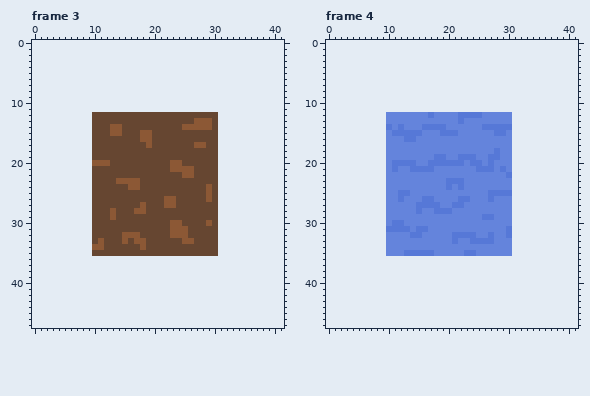
Pixel-art file -- pvz-roguelike-2/assets/Lawn/Tiles.aseprite. This is how it looked before the edit.
21x24 pixels, 5 frames. Shown: frame 3, frame 4. The old version is drawn lined up with the new one, on the new canvas. The commit also changed other frames, which this record leaves out.
Once edited:
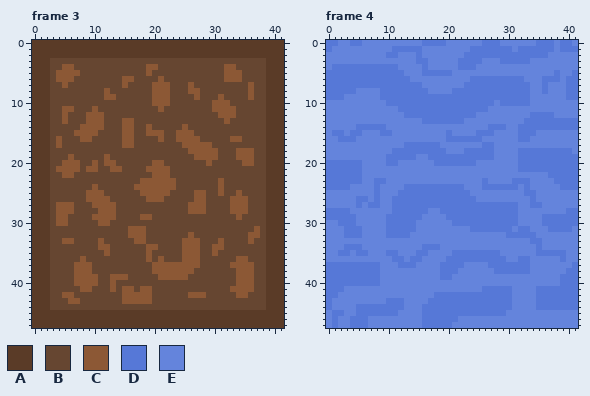
Palette (. is transparent): A #5a3b27  B #664631  C #8c5835  D #5678d7  E #6484dc
Change:
canvas 21x24 -> 42x48, the old top-left corner now at 10,12
Changed rows in their new state; - is an unchanged pixel.
Frame 3:
first column x 0:
 0 AAAAAAAAAAAAAAAAAAAAAAAAAAAAAAAAAAAAAAAAAA
 1 AAAAAAAAAAAAAAAAAAAAAAAAAAAAAAAAAAAAAAAAAA
 2 AAAAAAAAAAAAAAAAAAAAAAAAAAAAAAAAAAAAAAAAAA
 3 AAABBBBBBBBBBBBBBBBBBBBBBBBBBBBBBBBBBBBAAA
 4 AAABBCCBBBBBBBBBBBBCCBBBBBBBBBBBCCBBBBBAAA
 5 AAABCCCCBBBBBBBBBBBCBBBBBBBBBBBBCCCBBBBAAA
 6 AAABCCCBBBBBBBBCCBBBBCBBBBBBBBBBCCCBBBBAAA
 7 AAABBCBBBBBBBBBCBBBBCCCBBBCBBBBBBBBBCBBAAA
 8 AAABBBBBBBBBCBBBBBBBCCCBBBCCBBBBBBBBCBBAAA
 9 AAABBBBBBBBBCCBBBBBBCCCBBBBCBBBCBBBBCBBAAA
10 AAABBBBBBBBBBBBBBBBBCCCBBBBBBBCCCBBBBBBAAA
11 AAABBCCBBBCBBBBBBBBBBCBBBBBBBBCCCCBBBBBAAA
12 AAABBCBBBCCC-------------------CCCBBBBBAAA
13 AAABBCBBBCCC---CC----------BBB-BCBBBBBBAAA
14 AAABBBBBCCCC-BBCC--C------BBBB-BBBBBBBBAAA
15 AAABBBBCCCC--BBCC-B-CC--CCC----BBBBBBBBAAA
16 AAABCBBBCC-----CC-BB-C--CCCC---BBCCBBBBAAA
17 AAABCBBBBB-----CC--B-----CC--C-BBBBBBBBAAA
18 AAABBBBBBB----------------CCCCCBBBCCCBBAAA
19 AAABBBCBBB--C--------------CCCCBBBCCCBBAAA
20 AAABBCCCBB-B-C------CC-BB----C-BBBBCCBBAAA
21 AAABCCCCBCC--CC----CCCCBBBB----BBBBBBBBAAA
22 AAABBCCBBB----------CCC--BB----BBBBBBBBAAA
23 AAABBBBBBB----BBBBCCCCCC-------CBBBBBBBAAA
24 AAABBBBBBBC-----B-CCCCCC-----B-CBBBBBBBAAA
25 AAABBBBBBCCC------CCCCC----CCB-CBBCBBBBAAA
26 AAABBBBBBCCCC------CCCBB---CCB-BBCCCBBBAAA
27 AAABCCCBBBCCCC----B---BB--CCC--BBCCCBBBAAA
28 AAABCCCBBB-CC----BB-------CCC--BBCCCBBBAAA
29 AAABCCBBBBCCC-----CC-----------BBBCBBBBAAA
30 AAABCCBBBB-CC----------BB----B-BBBBBBBBAAA
31 AAABBBBBBB------CCC----BBB-----BBBBBBCBAAA
32 AAABBBBBBB-----B--C----BBBC----BBBBBCCBAAA
33 AAABBCCBBB-----B-----------C---CBBBBCBBAAA
34 AAABBBBBBBB-C-----BCC----CCC--CCBBBBBBBAAA
35 AAABBBBBBB--C------C-----CCC--CBBBBBBBBAAA
36 AAABBBBBCBBBBBBBBBBCBCBBBCCCBBBBBBCCBBBAAA
37 AAABBBBCCCBBBBBBBBBBCCCCCCCCBBBBBCCCCBBAAA
38 AAABBBBCCCBBBBBBBBBBCCCCCCCBBBBBBBCCCBBAAA
39 AAABBBBCCCCBBCCCBBBBBCCCCCBBBBBBBBCCCBBAAA
40 AAABBBBCCCCBBCBBBBBBBBBBBBBBBBBBBBCCCBBAAA
41 AAABBBBBCCBBBCBCCBCCBBBBBBBBBBBBBCCCCBBAAA
42 AAABBCCBBBBBBBBCCCCCBBBBBBCCCBBBBBCCBBBAAA
43 AAABBBCCBBBBBBBCCCCCBBBBBBBBBBBBBBBBBBBAAA
44 AAABBBBBBBBBBBBBBBBBBBBBBBBBBBBBBBBBBBBAAA
45 AAAAAAAAAAAAAAAAAAAAAAAAAAAAAAAAAAAAAAAAAA
46 AAAAAAAAAAAAAAAAAAAAAAAAAAAAAAAAAAAAAAAAAA
47 AAAAAAAAAAAAAAAAAAAAAAAAAAAAAAAAAAAAAAAAAA
Frame 4:
first column x 0:
 0 DDEEDDEEEEEEEEEEDDDDEEEEEEDDDEEEEEEDDDEDDE
 1 DEEEEEEEEEEDDDDDEEEEEEEEDDDDDDDEDDDDDDEDDD
 2 EEEEEEEEEEDDEEEDEEEEEEEDDDDDDDDDDDDDDEEEEE
 3 EEEEEEEEEEEEEEEDDEEEEEDDDDEEEDDDDDEEEEEEEE
 4 EDDDDDDDDDDDEEEEDEEEEEDDDEEEEEEEEEEEEEEEEE
 5 DDDDDDDDDDDDDEEEDDDDDEEEEEEEEEEEEEEEEEDEED
 6 DDDDDDDDDDDDDDEEEEEEEEEEDDDDDDDDDEEEDDDEDD
 7 DDDDDDDDDDDDDDDDEEEEEEEDDDDDDDDDDDEEDEEEDD
 8 DDDDDEEEEDDDDDDDDEEEEDDDDDDDDDDDDDEEDEEEDD
 9 DDDEEEEEEDDDDDDDDDDDDDDDDDDDDDDDDDEEEEEEDD
10 EEEEEEEEEEDDDDDDDDDDDDDDDDDDEDDDDDEEEEEEEE
11 EEEEEEEEEEEEDDDDDDDDDDDDDDDEEEEEEEEEEEEEEE
12 EEEEEEEEEE---DDDD-DDDD---E-----EEEDDDDEEEE
13 EEEEEEEEEE------DDDDDD---------EEDDDDDDDDD
14 EEEEEDDDDDE-E---EEEE------E---EEDDDDDDDDDD
15 EDDEDDEEEDDEEEEE---E-E---DDDEE-EDDDEEEEEEE
16 EEDDDEEEEE---EE-----DDDDDD-----EDDEEEEEEEE
17 EEEEEEEEEE---DDDDDD-------DD---EEEEEEEEEEE
18 EEEEEEEEEE-DDDDDDDDD---DDDDDE--EDDDDDDDDDE
19 EEEEEEEEEEDDDDD--D--DD---DD-E--EDDDDDDDDDD
20 DDDDDDEEEED-EEE--E-----D-E-E---EDDDDDDDDDD
21 DDDDDDEEEE-E--EEEE-------EEE-E-EDDDDDDDDDD
22 DDDDDDEEEE--------------------EEEEEEEDDDDD
23 DDDDDDEEDD----------EEE---D----DDDEEEEDDDD
24 DDDDEEEEDE---DDDDDDD-D----DDDDDDEDEEEEEDDD
25 EEEEEEEEDE----DDDDDDDDDD---EEEEEEDDEEEEEEE
26 EEEEEDDEDE-D-DDD--DDDD--D--E---EEEDEEEEEEE
27 EEEEEDEDDE-DDDD----DD--DDDDDDDDDEEDDEEEEEE
28 DDDDEEEEEE-DDDD-D-E--DDDDDDDDDDDEEEEEEEEDD
29 DDDDDEEEEEDDDDDD----DDDDDD--DDDDEEEEDDDDDD
30 EEDDDEEEEED--DD------DDDDDDDDDDDEEEEDDDDDD
31 EEEDDDEEEE----DEE-------DDDDDD-EDDEEEDDDDE
32 EEEDDDEEEEDDDDEE-----EEEE--E---DDDDEEEEEEE
33 EEEEEEEEEE-----------E--EEEE---EEEDDEEEEEE
34 EEEDDDEEEE------DDD------------EEEEDEEEEEE
35 EEDDEDDEEEDD-EE--E---DD--DDDD--EEEEDDDDDEE
36 EEEEEEEEEEEDDEDDEEEEDDDDDDDDDDEEDDEEEEEDEE
37 DDDDDDDDDEEEDDDEEEEDDDDEEEEDDDDDDDEEEEEEED
38 DDDDDDDDDEEEEEEEEEEDDDEEEEEEDDDDDDEEEEEEDD
39 DDDDDDDDDEEEEEEEEEEDDEEEEEEEEEEEEEEEEEEDDD
40 DDDDDDDDDEEEEEEEEEEEEEEEEEEEEEEEEEEEEEEDDD
41 DDDEEEEEEEEEEEEEEEEEEEEEEEDDDDDEEEEDDDDDDD
42 DDEEEEEEEEEEEEEEEEDDDDDDDDDDDDDEEEEDDDDDDD
43 DEEEEEEEEEDDDEEEEDDDDDDDDDDDDDDEEEEDDDDDDD
44 DEEEEDDDDDDDDEEEDDDDDDDDDDDDDDDEEEEDDDDDDD
45 EDDEEDDDDDDDEEEEDDDDDDDDDDDDDDEEEEEEEEEEEE
46 EDEEDDDEEEEEEEEEDDDDDDEEEEEEEEEEEEEEEEEEEE
47 EDEEDDDEEEEEEEEEDDDDDEEEEEEEEEEEEEEEEEEEEE
Where, in picture pixels (left, top, right, bottom), the same in both pictures:
changed: (32, 40, 284, 328)
changed: (326, 40, 578, 328)
